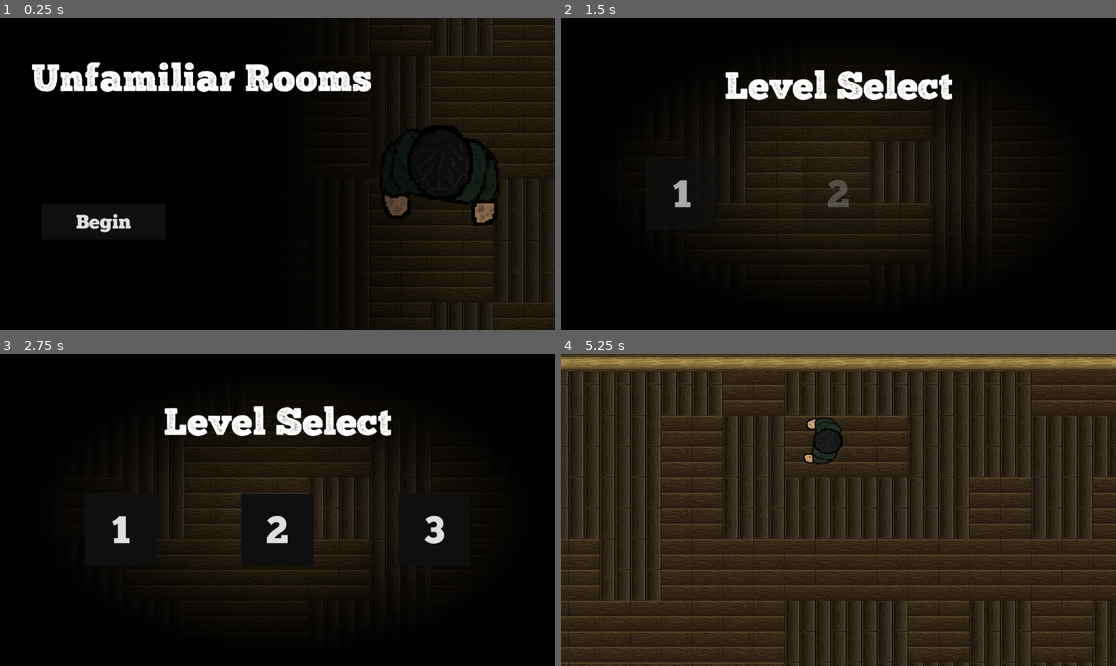
Above: before the commit, frames 1-4 (two rows, left to right).
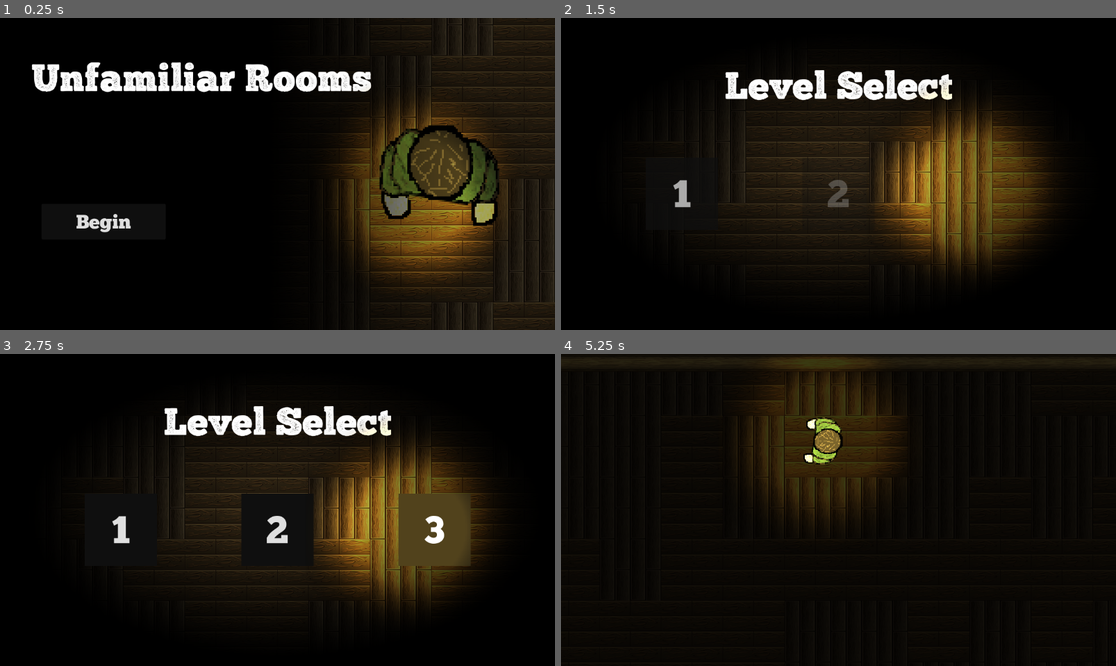
Above: after the commit, the same moments.

Repository: userbooi/Escape_Room
Game: Godot game, scene res://Scenes/main.tscn
Same seed, same stepped clock (60 frames per second), same inputs: the game is played once before the commit and once after it.
Inputs:
- Up to frame 1 (0.25 s): no input
- Up to frame 2 (1.5 s): click "Begin" at 0.5 s; hold D (right) from 1.28 s (still down); tap H (deleteAll) at 1.35 s
- Up to frame 3 (2.75 s): release D (right) at 2.03 s; hold S (down) from 2.03 s (still down); tap E (interact) at 2.1 s
- Up to frame 4 (5.25 s): release S (down) at 2.75 s; click "1" at 2.75 s; hold D (right) 3.53-4.28 s; tap H (deleteAll) at 3.6, 5.1 s; hold W (up) 4.28-5.03 s; tap E (interact) at 4.35 s; hold A (left) from 5.03 s (still down)

The runs differ from the first frame. In frame 1, 11% of the frame differs, in the area x 60-91%, y 26-85%; in frame 2, 11%; in frame 3, 11%; in frame 4, 83%, in the area x 0-100%, y 0-100%.

Commit message:
start work on a lighting system for the last level

Diff:
--- a/Scenes/main.tscn
+++ b/Scenes/main.tscn
@@ -112,8 +112,13 @@
 scale = Vector2(0.4, 0.4)
 player = NodePath("../Player")
 
+[node name="ColorRect" type="ColorRect" parent="."]
+offset_right = 3461.0
+offset_bottom = 2153.0
+color = Color(0, 0, 0, 0.776471)
+
 [node name="Player" parent="." instance=ExtResource("2_tn6y0")]
-position = Vector2(774, 733)
+position = Vector2(777, 741)
 
 [node name="Dialogue" parent="." node_paths=PackedStringArray("player") instance=ExtResource("5_epcgl")]
 visible = false
--- /dev/null
+++ b/Scenes/particles_test.tscn
@@ -0,0 +1,10 @@
+[gd_scene load_steps=2 format=3 uid="uid://cyod5x2s3urx1"]
+
+[ext_resource type="Texture2D" uid="uid://bldkli3wkyfol" path="res://Assets/lighting/neutralPointLight.webp" id="1_jh6n7"]
+
+[node name="ParticlesTest" type="Node2D"]
+
+[node name="PointLight2D" type="PointLight2D" parent="."]
+enabled = false
+energy = 10.0
+texture = ExtResource("1_jh6n7")
--- a/Scenes/player.tscn
+++ b/Scenes/player.tscn
@@ -56,6 +56,21 @@
 [sub_resource type="CircleShape2D" id="CircleShape2D_smpox"]
 radius = 90.0347
 
+[sub_resource type="Gradient" id="Gradient_na6bq"]
+offsets = PackedFloat32Array(0.448052, 1)
+colors = PackedColorArray(1, 1, 1, 1, 0, 0, 0, 0)
+
+[sub_resource type="GradientTexture2D" id="GradientTexture2D_v570g"]
+gradient = SubResource("Gradient_na6bq")
+width = 128
+height = 128
+fill = 1
+fill_from = Vector2(0.495413, 0.522936)
+fill_to = Vector2(0.853211, 0.0917431)
+
+[sub_resource type="OccluderPolygon2D" id="OccluderPolygon2D_pbe3p"]
+polygon = PackedVector2Array(-140, 105.714, -122.857, 114.286, -94.2857, 111.429, -77.1429, 97.1429, -82.8571, 65.7143, -57.1429, 60, -37.1429, 74.2857, 25.7143, 74.2857, 45.7143, 57.1429, 74.2857, 57.1429, 68.5714, 68.5714, 68.5714, 102.857, 77.1429, 120, 114.286, 117.143, 131.429, 91.4286, 131.429, 60, 137.143, 2.85714, 122.857, -42.8571, 88.5714, -85.7143, 40, -97.1429, 2.85714, -108.571, -45.7143, -102.857, -57.1429, -97.1429, -97.1429, -91.4286, -125.714, -65.7143, -151.429, -22.8571, -154.286, 28.5714, -151.429, 82.8571)
+
 [node name="Player" type="CharacterBody2D"]
 scale = Vector2(0.35, 0.35)
 script = ExtResource("1_h84ni")
@@ -80,3 +95,13 @@
 [node name="Camera2D" type="Camera2D" parent="."]
 limit_smoothed = true
 position_smoothing_enabled = true
+
+[node name="PointLight2D" type="PointLight2D" parent="."]
+color = Color(0.988235, 0.803922, 0.34902, 0.545098)
+energy = 10.0
+blend_mode = 2
+texture = SubResource("GradientTexture2D_v570g")
+texture_scale = 10.0
+
+[node name="LightOccluder2D" type="LightOccluder2D" parent="."]
+occluder = SubResource("OccluderPolygon2D_pbe3p")
Binary file added: Assets/lighting/neutralPointLight.webp
Not shown, added: Assets/lighting/neutralPointLight.webp.import
Not shown: 1 places in Scenes/player.tscn that only renumber resources
